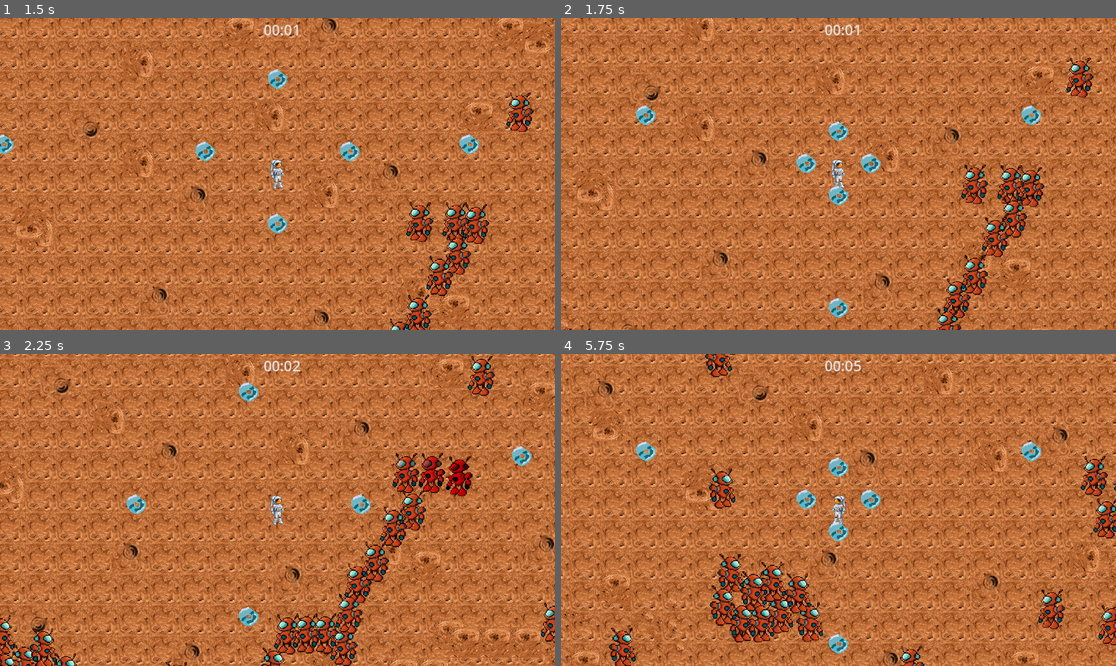
Above: before the commit, frames 1-4 (two rows, left to right).
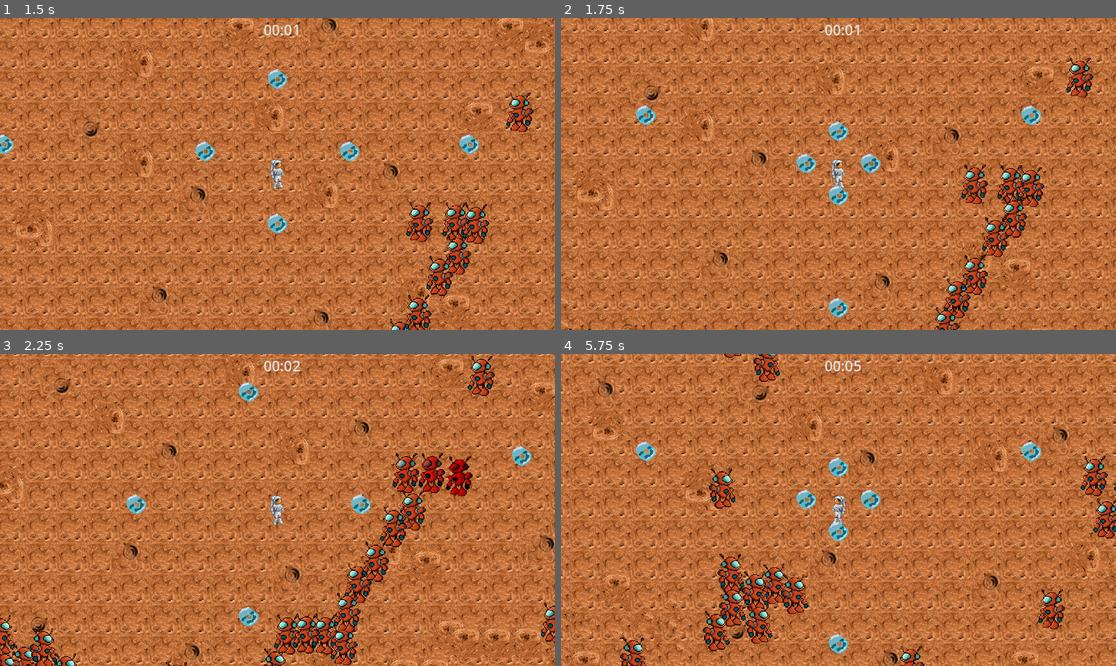
Above: after the commit, the same moments.

Repository: AlexandruPites/IterationX
Game: Godot game, scene res://main.tscn
Two runs of this game, one before a commit and one after it. Both use one fixed random seed, a clock stepped at 60 frames per second and the inputs below.
Inputs (mouse positions are in pixels of both pictures, inside the frame that each line leads up to):
- Up to frame 1 (1.5 s): move the mouse to (399, 158) at 0.52 s; hold D (right) 0.53-1.28 s; click (399, 158) at 0.6 s; move the mouse to (166, 189) at 1.27 s; hold S (down) from 1.28 s (still down); click (166, 189) at 1.35 s
- Up to frame 2 (1.75 s): keep holding S (down)
- Up to frame 3 (2.25 s): move the mouse to (333, 441) at 2.02 s; release S (down) at 2.03 s; hold D (right) from 2.03 s (still down); click (333, 441) at 2.1 s
- Up to frame 4 (5.75 s): move the mouse to (810, 572) at 2.77 s; release D (right) at 2.78 s; hold W (up) 2.78-3.53 s; click (810, 572) at 2.85 s; move the mouse to (1005, 556) at 3.52 s; hold A (left) 3.53-5.03 s; click (1005, 556) at 3.6 s; move the mouse to (672, 463) at 4.27 s; click (672, 463) at 4.35 s; move the mouse to (866, 510) at 5.02 s; hold S (down) from 5.03 s (still down); click (866, 510) at 5.1 s

Frame 1 is identical in both runs. In frame 2, 0.2% of the frame differs, in the area x 67-73%, y 92-100%; in frame 3, 1.1%; in frame 4, 4.7%, in the area x 8-100%, y 0-100%.

Commit message:
Added xp, collecting xp, xp animation

Diff:
--- a/main.tscn
+++ b/main.tscn
@@ -6,6 +6,7 @@
 [ext_resource type="Script" path="res://scripts/Camera.gd" id="5_bk68d"]
 [ext_resource type="AudioStream" uid="uid://db4h37ul2plip" path="res://music/Doppelganger%20Assault.mp3" id="6_hs82m"]
 [ext_resource type="Script" path="res://scripts/EnemySpawner.gd" id="6_pk4xv"]
+[ext_resource type="PackedScene" uid="uid://cqmic4ctrs30l" path="res://scenes/xp.tscn" id="7_x5b6a"]
 
 [sub_resource type="TileSetAtlasSource" id="TileSetAtlasSource_gfd6c"]
 texture = ExtResource("1_s6454")
@@ -83,3 +84,6 @@
 stream = ExtResource("6_hs82m")
 volume_db = -20.0
 autoplay = true
+
+[node name="XP" parent="." instance=ExtResource("7_x5b6a")]
+position = Vector2(885, -31)
--- a/scenes/main_character.tscn
+++ b/scenes/main_character.tscn
@@ -36,6 +36,9 @@
 [sub_resource type="RectangleShape2D" id="RectangleShape2D_xcj2k"]
 size = Vector2(804, 507)
 
+[sub_resource type="CircleShape2D" id="CircleShape2D_m2514"]
+radius = 104.043
+
 [node name="CharacterBody2D" type="CharacterBody2D"]
 position = Vector2(-3, 0)
 collision_mask = 0
@@ -65,7 +68,7 @@
 
 [node name="Area2D" type="Area2D" parent="."]
 collision_layer = 2
-collision_mask = 2
+collision_mask = 514
 
 [node name="CollisionShape2D" type="CollisionShape2D" parent="Area2D"]
 shape = SubResource("CapsuleShape2D_assxx")
@@ -79,8 +82,18 @@
 scale = Vector2(2, 2)
 shape = SubResource("RectangleShape2D_xcj2k")
 
+[node name="PickupRadius" type="Area2D" parent="."]
+collision_layer = 512
+collision_mask = 512
+
+[node name="CollisionShape2D" type="CollisionShape2D" parent="PickupRadius"]
+scale = Vector2(3, 3)
+shape = SubResource("CircleShape2D_m2514")
+
 [connection signal="timeout" from="Timer" to="." method="_on_timer_timeout"]
+[connection signal="area_entered" from="Area2D" to="." method="_on_area_2d_area_entered"]
 [connection signal="body_entered" from="Area2D" to="." method="_on_area_2d_body_entered"]
 [connection signal="body_exited" from="Area2D" to="." method="_on_area_2d_body_exited"]
 [connection signal="area_exited" from="ActiveRange" to="." method="_on_active_range_area_exited"]
 [connection signal="body_exited" from="ActiveRange" to="." method="_on_active_range_body_exited"]
+[connection signal="area_entered" from="PickupRadius" to="." method="_on_pickup_radius_area_entered"]
--- /dev/null
+++ b/scenes/xp.tscn
@@ -0,0 +1,72 @@
+[gd_scene load_steps=10 format=3 uid="uid://cqmic4ctrs30l"]
+
+[ext_resource type="Script" path="res://scripts/xp.gd" id="1_encpb"]
+[ext_resource type="Texture2D" uid="uid://chev0dy52k5r3" path="res://images/xp-animation/xp-3.png" id="2_mb77m"]
+[ext_resource type="Texture2D" uid="uid://cgqpgh32ym3r6" path="res://images/xp-animation/xp-1.png" id="3_dv4vl"]
+[ext_resource type="Texture2D" uid="uid://do0c8tehqvhsk" path="res://images/xp-animation/xp-2.png" id="4_gwmox"]
+[ext_resource type="Texture2D" uid="uid://d12hccbcg7i2c" path="res://images/xp-animation/xp-4.png" id="5_a5xtd"]
+
+[sub_resource type="RectangleShape2D" id="RectangleShape2D_qmq4e"]
+size = Vector2(24, 40)
+
+[sub_resource type="Animation" id="Animation_kfibq"]
+resource_name = "float_in_place"
+length = 2.0
+loop_mode = 1
+tracks/0/type = "value"
+tracks/0/imported = false
+tracks/0/enabled = true
+tracks/0/path = NodePath("TextureRect:position")
+tracks/0/interp = 1
+tracks/0/loop_wrap = true
+tracks/0/keys = {
+"times": PackedFloat32Array(0, 1, 2),
+"transitions": PackedFloat32Array(1, 1, 1),
+"update": 0,
+"values": [Vector2(-20, -22), Vector2(-20, -27), Vector2(-20, -22)]
+}
+tracks/1/type = "value"
+tracks/1/imported = false
+tracks/1/enabled = true
+tracks/1/path = NodePath("TextureRect:texture")
+tracks/1/interp = 1
+tracks/1/loop_wrap = true
+tracks/1/keys = {
+"times": PackedFloat32Array(0, 0.5, 1, 1.5, 2),
+"transitions": PackedFloat32Array(1, 1, 1, 1, 1),
+"update": 1,
+"values": [ExtResource("3_dv4vl"), ExtResource("4_gwmox"), ExtResource("2_mb77m"), ExtResource("5_a5xtd"), ExtResource("3_dv4vl")]
+}
+
+[sub_resource type="Animation" id="Animation_xebs5"]
+length = 0.001
+
+[sub_resource type="AnimationLibrary" id="AnimationLibrary_vlcdp"]
+_data = {
+"RESET": SubResource("Animation_xebs5"),
+"float_in_place": SubResource("Animation_kfibq")
+}
+
+[node name="XP" type="Area2D" groups=["pickupable"]]
+scale = Vector2(0.748171, 0.75)
+collision_layer = 512
+collision_mask = 512
+script = ExtResource("1_encpb")
+
+[node name="CollisionShape2D" type="CollisionShape2D" parent="."]
+position = Vector2(0, -2)
+shape = SubResource("RectangleShape2D_qmq4e")
+
+[node name="TextureRect" type="TextureRect" parent="."]
+texture_filter = 1
+offset_left = -20.0
+offset_top = -22.0
+offset_right = 20.0
+offset_bottom = 18.0
+scale = Vector2(1.00118, 0.994428)
+texture = ExtResource("3_dv4vl")
+
+[node name="AnimationPlayer" type="AnimationPlayer" parent="."]
+libraries = {
+"": SubResource("AnimationLibrary_vlcdp")
+}
--- a/scripts/EnemySpawner.gd
+++ b/scripts/EnemySpawner.gd
@@ -2,6 +2,7 @@
 
 var enemy_array : Array[CharacterBody2D] = []
 var enemy_scene : PackedScene = preload("res://scenes/enemy.tscn")
+var xp_scene : Resource = preload("res://scenes/xp.tscn")
 const max_enemies : int = 50
 const spawn_distance : float = 700
 @onready var player : CharacterBody2D = $"../Player"
@@ -11,6 +12,10 @@
 	#pass # Replace with function body.
 
 func _on_death(source : CharacterBody2D) -> void:
+	if source.health <= 0:
+		var xp : Area2D = xp_scene.instantiate()
+		xp.position = source.position
+		add_child.call_deferred(xp)
 	enemy_array.erase(source)
 	source.queue_free()
 
--- a/scripts/main_character.gd
+++ b/scripts/main_character.gd
@@ -6,6 +6,8 @@
 var health : float = 100.0
 var speed : float = 300.0
 var direction : Vector2
+var xp : float = 0
+var level : int = 0
 
 @onready var weapon_handler: WeaponHandler = $"Weapon Handler"
 @onready var sprite_2d : Sprite2D = $Sprite2D
@@ -66,3 +68,12 @@
 func _on_active_range_area_exited(area : Area2D) -> void:
 	if area.is_in_group("despawnable"):
 		area.despawn()
+
+func _on_pickup_radius_area_entered(area: Area2D) -> void:
+	if area.is_in_group("pickupable"):
+		area.fly_to_player()
+
+func _on_area_2d_area_entered(area: Area2D) -> void:
+	if area.is_in_group("pickupable"):
+		xp += area.value
+		area.queue_free()
--- /dev/null
+++ b/scripts/xp.gd
@@ -0,0 +1,21 @@
+extends Area2D
+
+const PICKUPABLE_SPEED: float = 500.0
+var velocity: Vector2 = Vector2.ZERO
+var value: float = 10.0
+@onready var player: Player = get_node("/root/Game/Player")
+@onready var animation_player: AnimationPlayer = $AnimationPlayer
+
+# Called when the node enters the scene tree for the first time.
+func _ready() -> void:
+	animation_player.play("float_in_place")
+
+# Called every frame. 'delta' is the elapsed time since the previous frame.
+func _process(delta: float) -> void:
+	if velocity != Vector2.ZERO:
+		fly_to_player()
+	position += velocity * delta
+
+func fly_to_player() -> void:
+	var diff: Vector2 = player.position - position
+	velocity = diff.normalized() * PICKUPABLE_SPEED
Not shown, changed: export_presets.cfg
Binary file added: images/xp-animation/xp-1.png
Not shown, added: images/xp-animation/xp-1.png.import
Binary file added: images/xp-animation/xp-2.png
Not shown, added: images/xp-animation/xp-2.png.import
Binary file added: images/xp-animation/xp-3.png
Not shown, added: images/xp-animation/xp-3.png.import
Binary file added: images/xp-animation/xp-4.png
Not shown, added: images/xp-animation/xp-4.png.import
Not shown: 1 places in main.tscn that only renumber resources
Not shown: 1 places in scenes/main_character.tscn that only renumber resources
